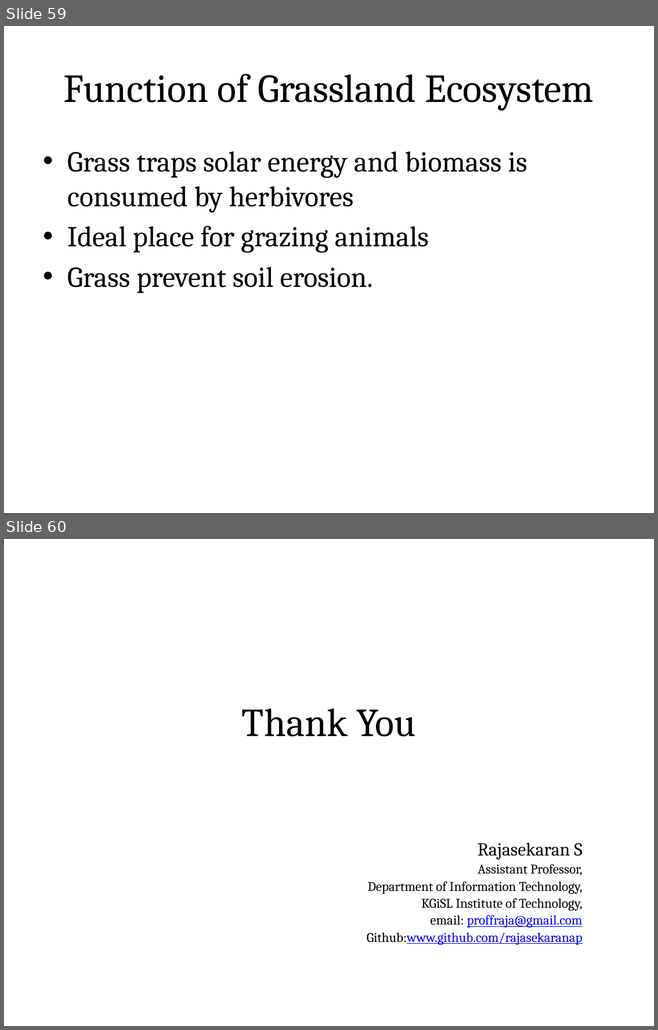
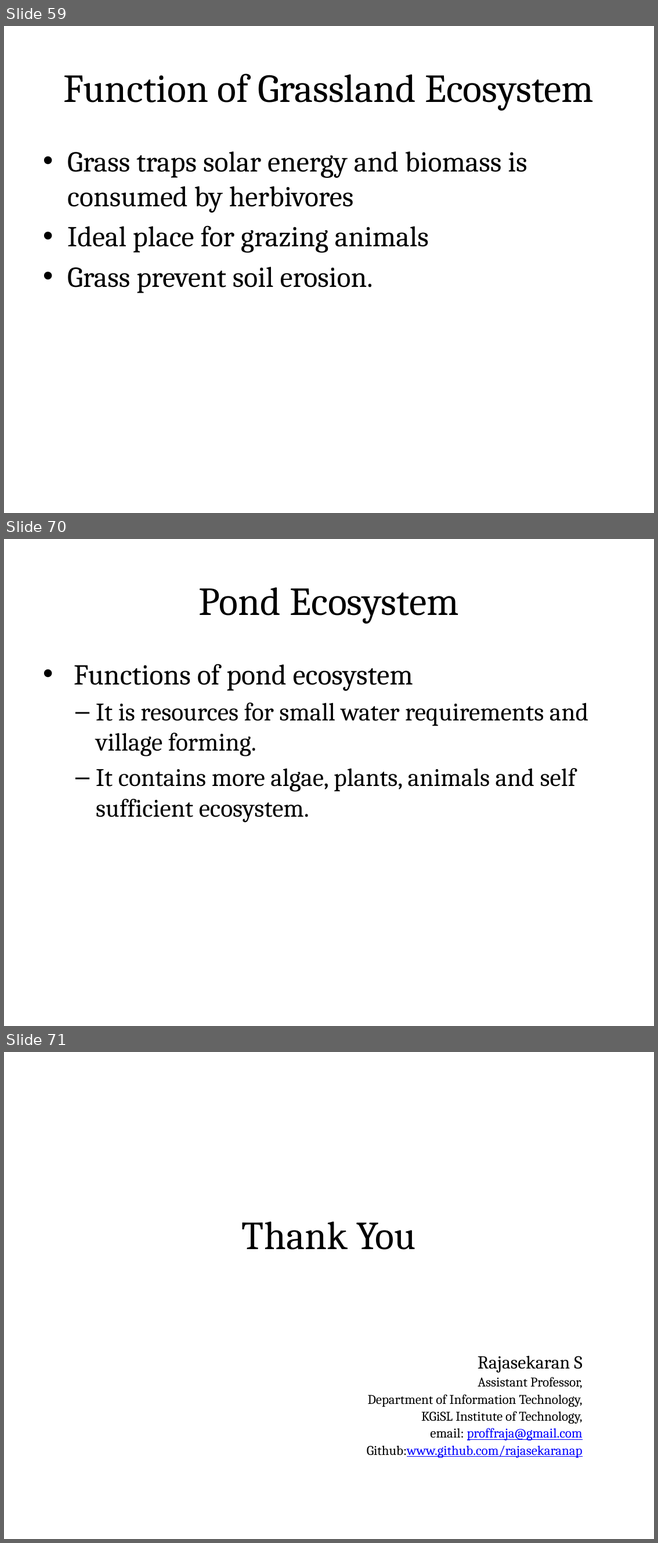
Before and after one commit to rajasekaran36/GE8291-Environmental-Science-and-Engineering, a slide deck: Slides/GE8291-U1.pptx. Shown one above the other, each under a label of ours: slides 59 and 60 before the commit, slides 59, 70 and 71 after it; the slides between them are not shown. The pictures are 658x1030 and 658x1543 pixels, drawn with LibreOffice and Linux fonts; fonts in the diff are those of the drawing. Boxes give left, top, right and bottom in pixels: in the first picture for what was removed or moved away, otherwise in the second. Text is boxed around its words. In the diff, an @@ line names an element or a change of style, - is before the commit and + after.

```diff
--- a/Slides/GE8291-U1.pptx
+++ b/Slides/GE8291-U1.pptx
@@ slide 70 added at [4,539,654,1026], background #FFFFFF @@
@@ title added at [36,559,621,640], fill gradient #DAFDA7 to #E4FCC2 to #F5FFE7, outline #98B955 0.75 pt, 44 pt, text #000000 @@
+Pond Ecosystem
@@ text added at [74,664,588,823], 28 pt, text #000000 @@
+• Functions of pond ecosystem
+  – It is resources for small water requirements and village forming.
+  – It contains more algae, plants, animals and self sufficient ecosystem.
@@ what was slide 60 is now slide 71 @@
```
Also in this commit, not shown: 10 other slides added.
